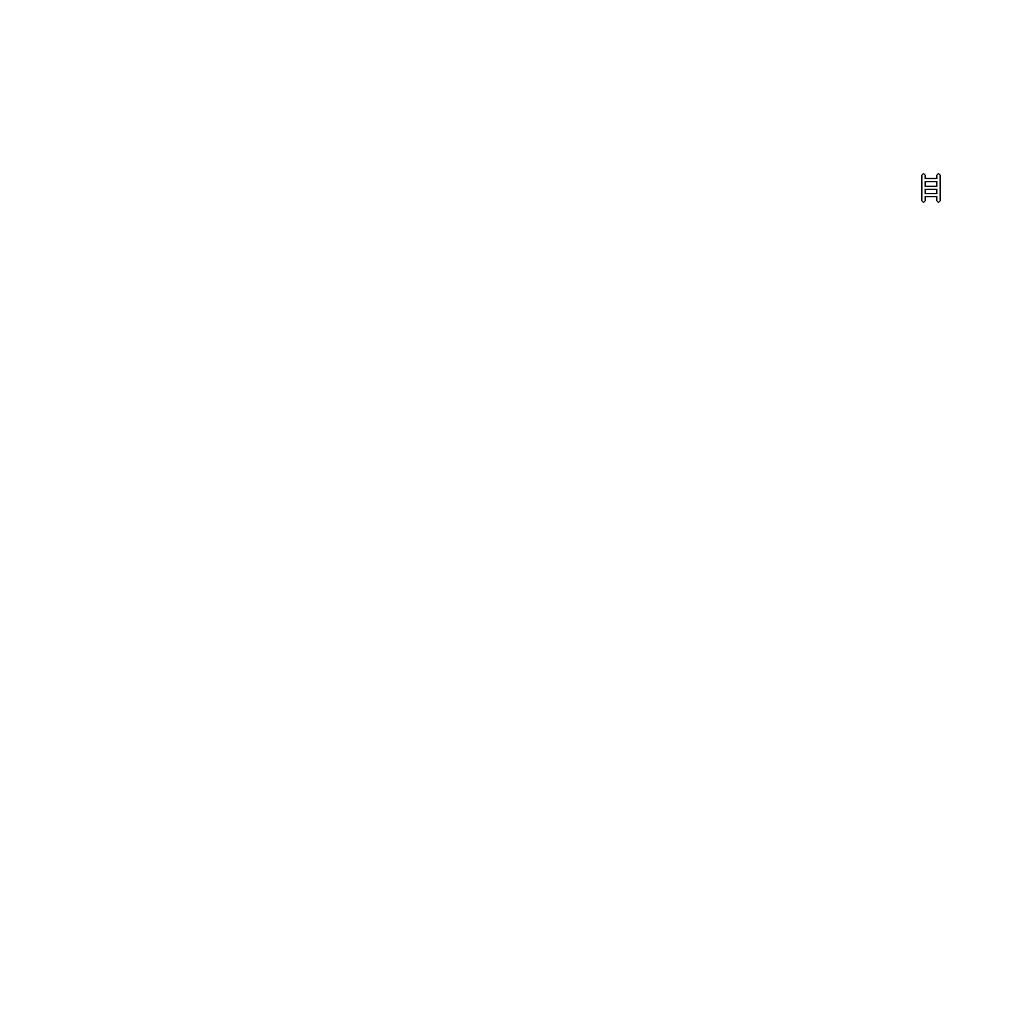
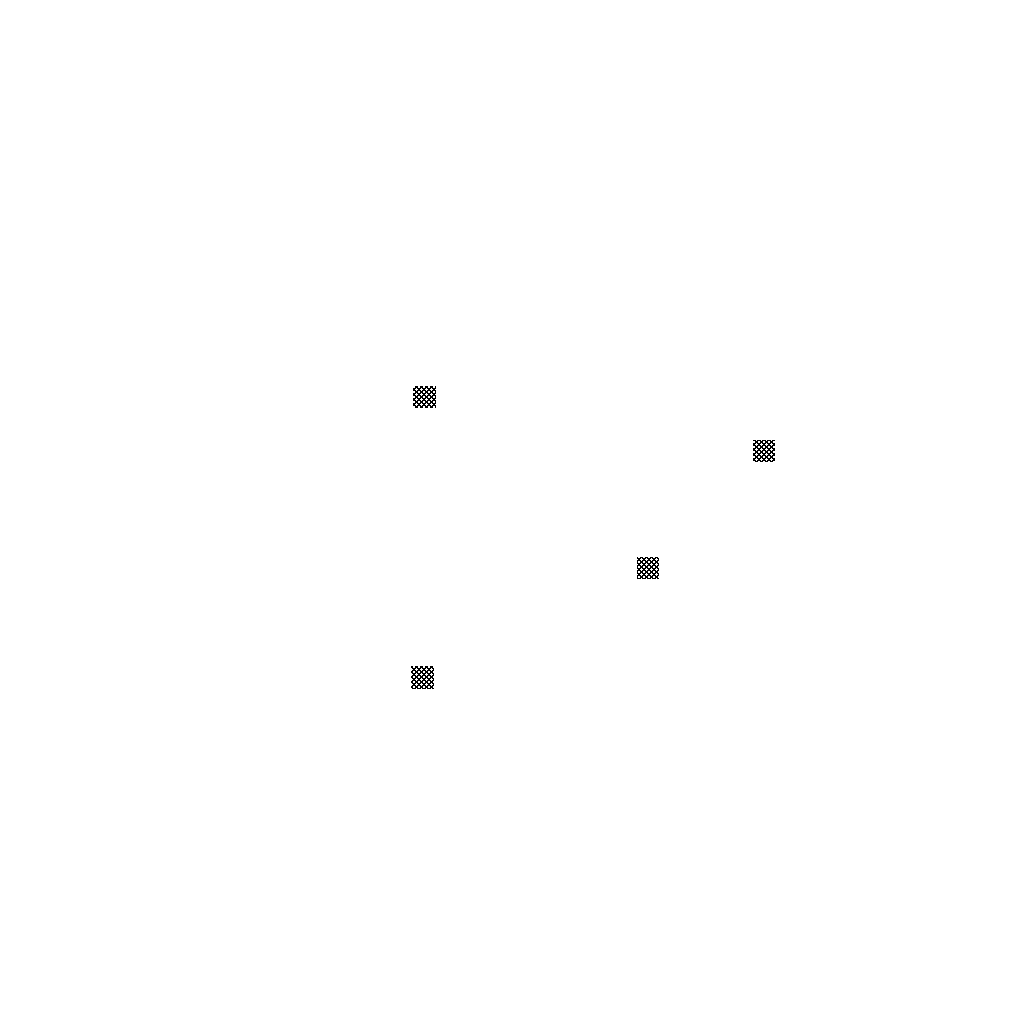
Before/after of a 1024×1024 layered artwork. What changed in the layer stack:
hid "Ladder" over [921,173,941,203]
showed "Cealing hatche", painted on it over [411,386,775,689]
